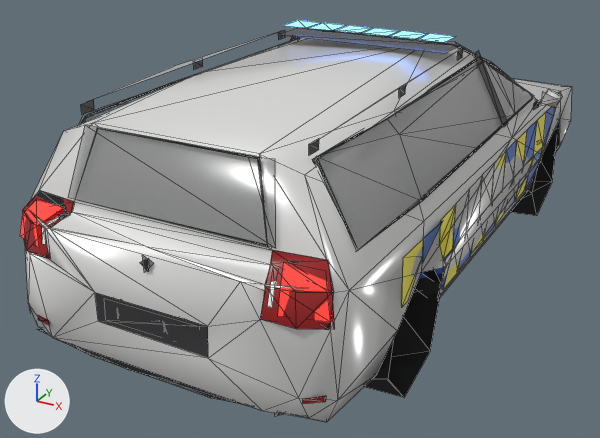
What one commit did to the glTF model assets/vehicles/civ_police_lod1.glb.
Rendered twice from a camera (50 mm lens) standing at (2.1, -4.83, 2.53) and looking at (-0.3, -0.45, 0.34). Arrows for +X, +Y and +Z are at lower left; the lights stay in place. The picture after the commit comes second. Mesh edges are drawn as thin lines. Vertices at exactly the same position are counted once.

Objects in the first picture: 'civ_police.001'.
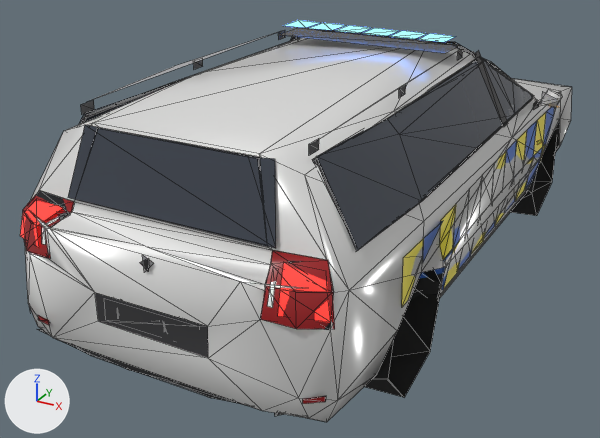
What the commit changed:
Material 'glass' (mat_glass) is new.
Its base color is (0.05, 0.06, 0.08) (greyish blue #3f4550).
Its roughness is 0.08.
me_civ_police_001 has 1073 vertices, 1064 faces and spans x -1.03..1.03, y -2.39..2.22, z -0.06..1.55.
me_civ_police_001 is used by ob_civ_police_001; location (0.0, 0.0, 0.0).
me_civ_police_001 part 1: all 39 faces that had it switch from mat_glass_clear (dark grey #454b50) to mat_glass (greyish blue #3f4550).

What differs and where, as boxes (x1, y1, x2, y2) in the pictures (600 x 438 px):
part 1 of me_civ_police_001, recoloured
    both: (68, 30, 534, 251)
